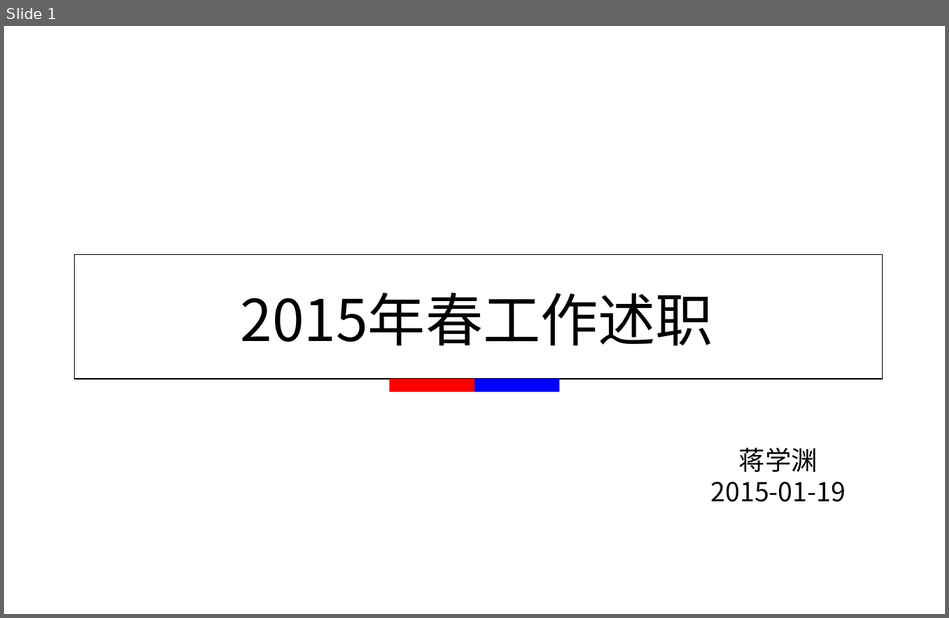
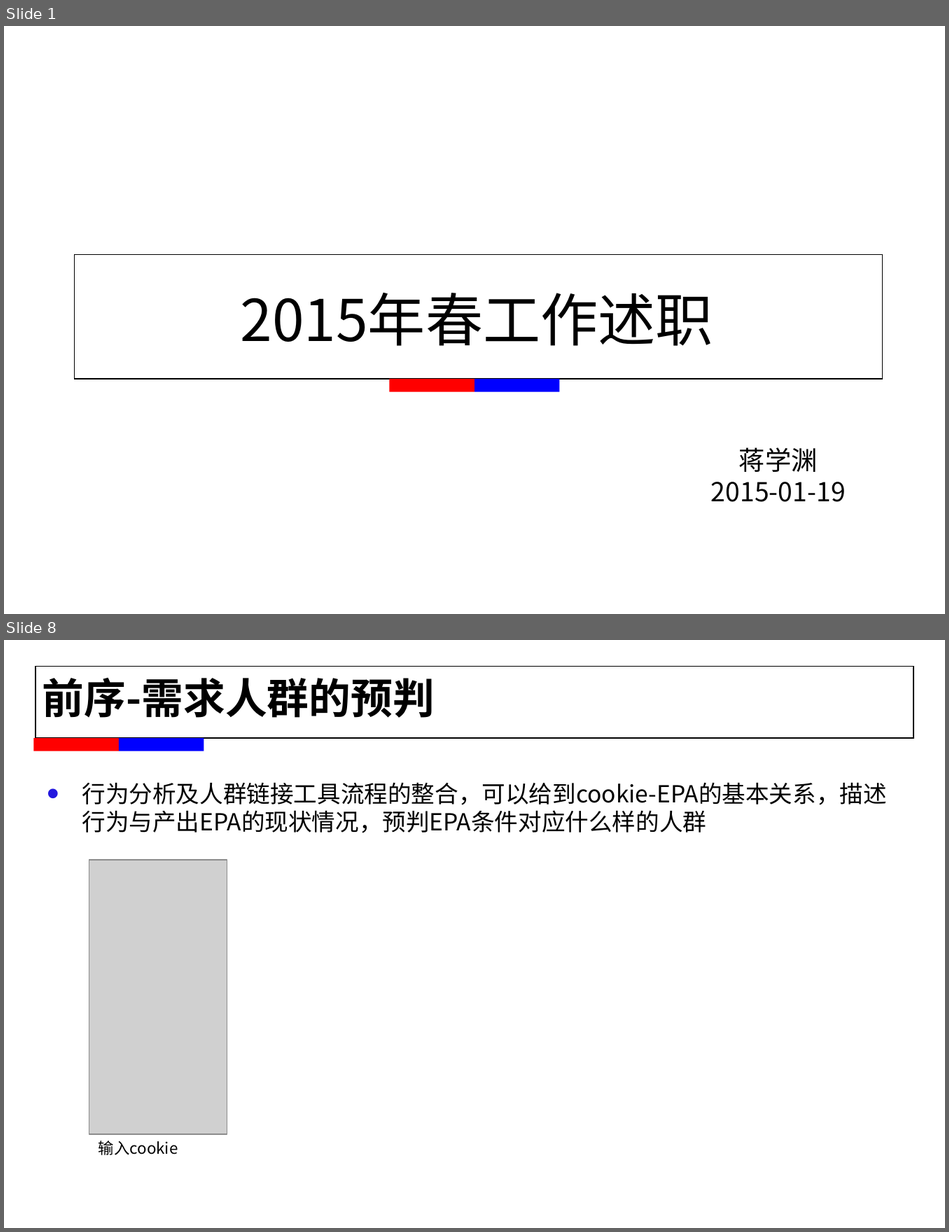
Before and after one commit to alexxyjiang/baidu-tech-report, a slide deck: For T5/蒋学渊_2015年春工作述职.pptx. Shown one above the other, each under a label of ours: slide 1 before the commit, slides 1 and 8 after it; the slides between them are not shown. The pictures are 949x618 and 949x1232 pixels, drawn with LibreOffice and Linux fonts; fonts in the diff are those of the drawing; grey boxes stand for pictures; background and template pictures are left out. Boxes give left, top, right and bottom in pixels: in the first picture for what was removed or moved away, otherwise in the second. Text is boxed around its words. In the diff, an @@ line names an element or a change of style, - is before the commit and + after.

```diff
--- a/For T5/蒋学渊_2015年春工作述职.pptx
+++ b/For T5/蒋学渊_2015年春工作述职.pptx
@@ slide 8 added at [4,640,945,1228], background #FFFFFF @@
@@ rectangle added at [35,667,913,738], outline #000000 0.75 pt @@
@@ text added at [42,678,434,718], 32 pt, text #000000, bold @@
+前序-需求人群的预判
@@ rectangle added at [34,738,119,751], fill #FF0000 @@
@@ rectangle added at [119,738,204,751], fill #0000FF @@
@@ text added at [82,782,886,833], 18 pt, text #000000 @@
+• 行为分析及人群链接工具流程的整合，可以给到cookie-EPA的基本关系，描述行为与产出EPA的现状情况，预判EPA条件对应什么样的人群
@@ picture added at [89,860,227,1135] @@
@@ text added at [98,1140,178,1155], 12 pt, text #000000 @@
+输入cookie
@@ rectangle added at [719,1134,926,1228], fill #FFFFFF, outline #FFFFFF 0.75 pt @@
```
Also in this commit, not shown: 9 slides changed, 2 other slides added.
